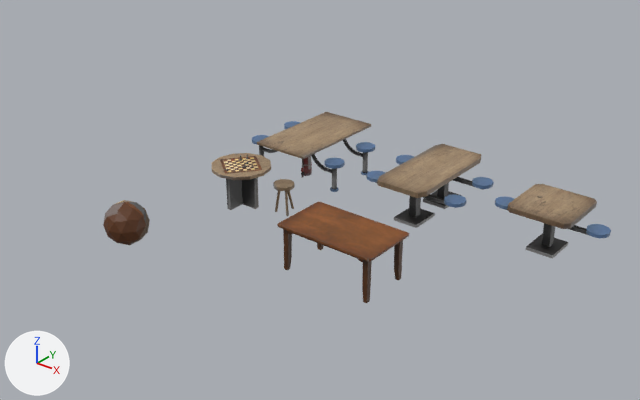
A saved change to the FBX model Assets/PRISON161/prison seats.fbx.
Camera for both pictures: a camera (50 mm lens) standing at (28.1, -33.9, 19.8) and looking at (3.7, -3.5, 1.0). Every picture has the same lights, and +X, +Y and +Z are marked at lower left. Where no turn or scale is listed for an object, it has been applied to the vertices. Vertices at the same position are counted once.

Names of what the first picture shows: 'ChessTable', 'Icosphere', 'SM_Fire_Extinguisher.mo', 'Table_1', 'Table_1.001', 'Table_2', 'Table_3', 'old_table'.
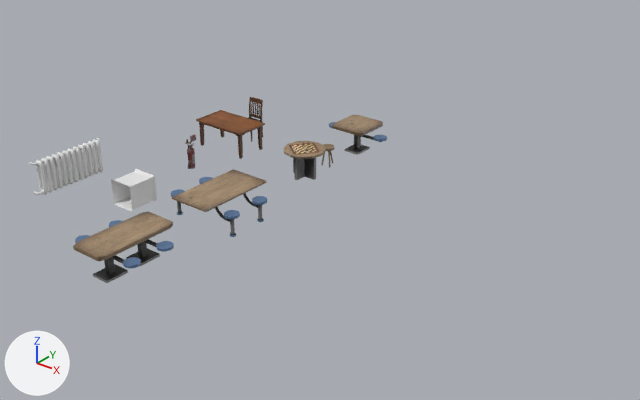
Edits to the bpy script that builds the scene:
```text
Change me_cube_018:
    where me_cube_018.from_pydata(...)  # 140 vertices, 106 faces; spans x 10.95..16.52, y -0.77..2.45, z -0.08..2.21
    me_cube_018 part 5: the whole mesh is scaled about its middle by 0.712, then moved by (-13.73, -0.84, -0.25)
Change me_cube_012:
    where me_cube_012.from_pydata(...)  # 968 vertices, 878 faces; spans x -3.32..2.82, y -2.12..3.8, z -0.02..2.21
    me_cube_012 part 2: the whole mesh is scaled about its middle by 0.712, then moved by (0.25, -0.84, -1.1)
Change me_mesh_018:
    where me_mesh_018.from_pydata(...)  # 752 vertices, 638 faces; spans x 4.94..10.0, y -8.1..-5.13, z -0.38..1.9
    me_mesh_018 part 1: the whole mesh is scaled about its middle by 0.706, then moved by (-7.45, 6.96, 0.04)
Change me_circle_001:
    where me_circle_001.from_pydata(...)  # 64 vertices, 44 faces; spans x -1.57..1.44, y -0.66..2.34, z 0.22..2.32
    me_circle_001 part 4: the whole mesh is scaled about its middle by 0.76, then moved by (0.01, -0.95, -0.47)
Change me_cube_014:
    where me_cube_014.from_pydata(...)  # 264 vertices, 202 faces; spans x 4.45..10.02, y -2.12..3.8, z -0.08..2.21
    me_cube_014 part 3: the whole mesh is scaled about its middle by 0.712, then moved by (-7.35, -0.93, -0.31)
Remove ob_sm_fire_extinguisher_mo:
    ob_sm_fire_extinguisher_mo = bpy.data.objects.new('SM_Fire_Extinguisher.mo', me_sm_fire_extinguisher_md)
Change ob_table_3:
    ob_table_3.location: (0.0, 0.0, 0.0) -> (0.0, 4.62, 0.0)
Change ob_table_1:
    ob_table_1.location: (0.0, 0.0, 0.0) -> (-0.18, -6.53, 0.78)
Change ob_old_table:
    ob_old_table.location: (0.0, 0.0, 0.0) -> (-5.99, 0.0, 0.0)
Remove ob_icosphere:
    ob_icosphere = bpy.data.objects.new('Icosphere', me_icosphere)
Change ob_chesstable:
    ob_chesstable.location: (0.0, -5.82, 0.0) -> (0.0, 0.0, 0.0)
Remove ob_table_1_001:
    ob_table_1_001 = bpy.data.objects.new('Table_1.001', me_cube_022)
Change ob_table_2:
    ob_table_2.location: (0.0, 0.0, 0.0) -> (0.0, -12.35, 0.0)
Add ob_fire_alarm_sprinkler:
    ob_fire_alarm_sprinkler = bpy.data.objects.new('FIRE_alarm_sprinkler', me_fire_alarm_sprinkler)  # 511 vertices, 448 faces; spans x -0.136..0.136, y -0.373..0.373, z -0.157..0.157; in mat_cellprops (picture img_prison_seats_cellprops_basecolor_png)
    ob_fire_alarm_sprinkler.location = (-5.59, -3.18, 1.71)
Add ob_fire_extinguisher_mo:
    ob_fire_extinguisher_mo = bpy.data.objects.new('Fire_Extinguisher.mo', me_sm_fire_extinguisher_md_1)  # 610 vertices, 1140 faces; spans x -0.185..0.185, y -0.32..0.32, z -0.691..0.691; in mat_cellprops (picture img_prison_seats_cellprops_basecolor_png)
    ob_fire_extinguisher_mo.location = (-5.59, -3.18, 0.71)
Add ob_ventilation:
    ob_ventilation = bpy.data.objects.new('Ventilation', me_куб_012)  # 20 vertices, 24 faces; spans x -0.75..0.75, y -0.84..0.84, z -0.75..0.75; in mat_материал (its picture is missing)
    ob_ventilation.location = (-5.87, -7.1, 0.0)
Add ob_chair:
    ob_chair = bpy.data.objects.new('chair', me_chair)  # 824 vertices, 721 faces; spans x -0.45..0.58, y 1.41..2.6, z 0.11..2.41; in mat_cellprops (picture img_prison_seats_cellprops_basecolor_png)
    ob_chair.location = (-5.99, 0.0, 0.0)
Add ob_radiator:
    ob_radiator = bpy.data.objects.new('radiator', me_cube_067)  # 2551 vertices, 2596 faces; spans x -0.31..0.31, y -2.29..2.29, z -0.99..0.99; in mat_radiator (its picture is missing)
    ob_radiator.location = (-11.1, -7.26, 0.0)
Add ob_woodenchair:
    ob_woodenchair = bpy.data.objects.new('WoodenChair', me_woodenchair)  # 192 vertices, 128 faces; spans x -0.377..0.377, y -0.405..0.405, z -0.012..1.121; in mat_cellprops (picture img_prison_seats_cellprops_basecolor_png)
    ob_woodenchair.location = (0.0, 1.85, 0.0)
```

Pixel boxes (x1, y1, x2, y2) of what changed, in the pictures (640 x 400 px):
'Table_2', mesh rescaled, moved (21% narrower, 14% shorter): before (366, 144, 494, 228); after (73, 211, 174, 283)
'Table_1', mesh rescaled, moved (22% narrower, 15% shorter): before (252, 112, 375, 192); after (171, 169, 267, 237)
'old_table', mesh rescaled, moved (47% narrower, 51% shorter): before (277, 202, 409, 303); after (196, 110, 265, 159)
'Table_3', mesh rescaled, moved (50% narrower, 46% shorter): before (495, 184, 611, 259); after (329, 115, 387, 155)
'ChessTable', mesh rescaled, moved (27% narrower, 31% shorter): before (212, 153, 271, 210); after (283, 141, 326, 180)
'radiator', added: after (29, 138, 103, 195)
'Icosphere', deleted (brown): before (103, 200, 150, 245)
'Ventilation', added: after (111, 169, 157, 212)
'Table_1.001', deleted: before (273, 179, 294, 216)
'chair', added: after (249, 97, 263, 142)
'Fire_Extinguisher.mo', added: after (187, 143, 195, 169)
'SM_Fire_Extinguisher.mo', deleted: before (301, 156, 311, 176)
'WoodenChair', added: after (321, 144, 334, 168)
'FIRE_alarm_sprinkler', added: after (185, 134, 196, 144)
